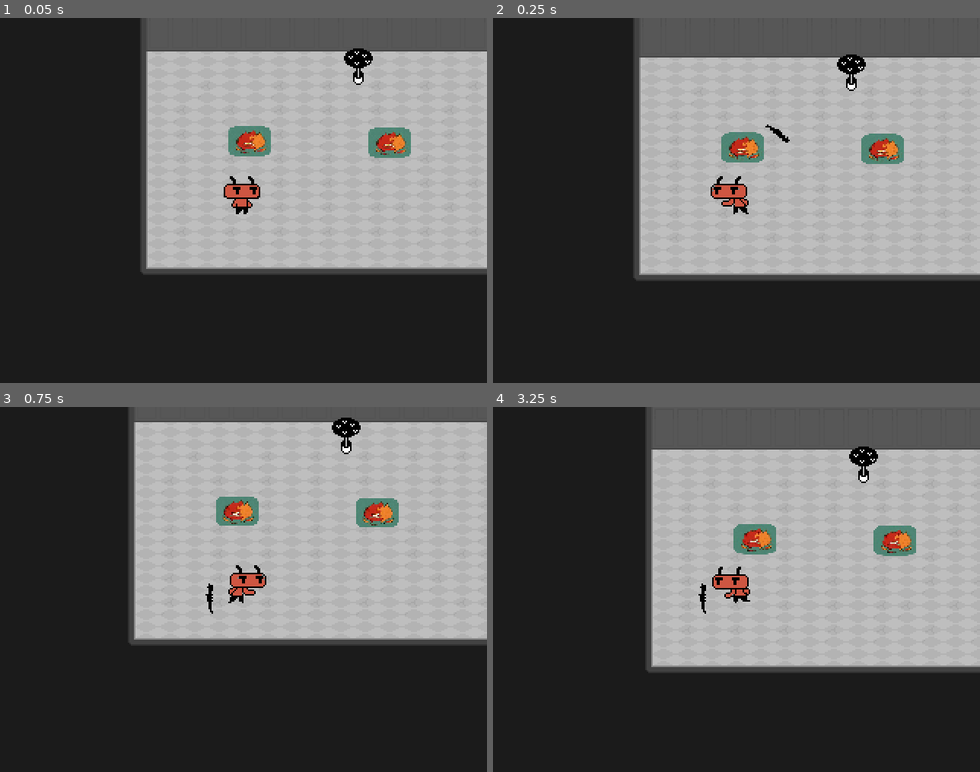
Above: before the commit, frames 1-4 (two rows, left to right).
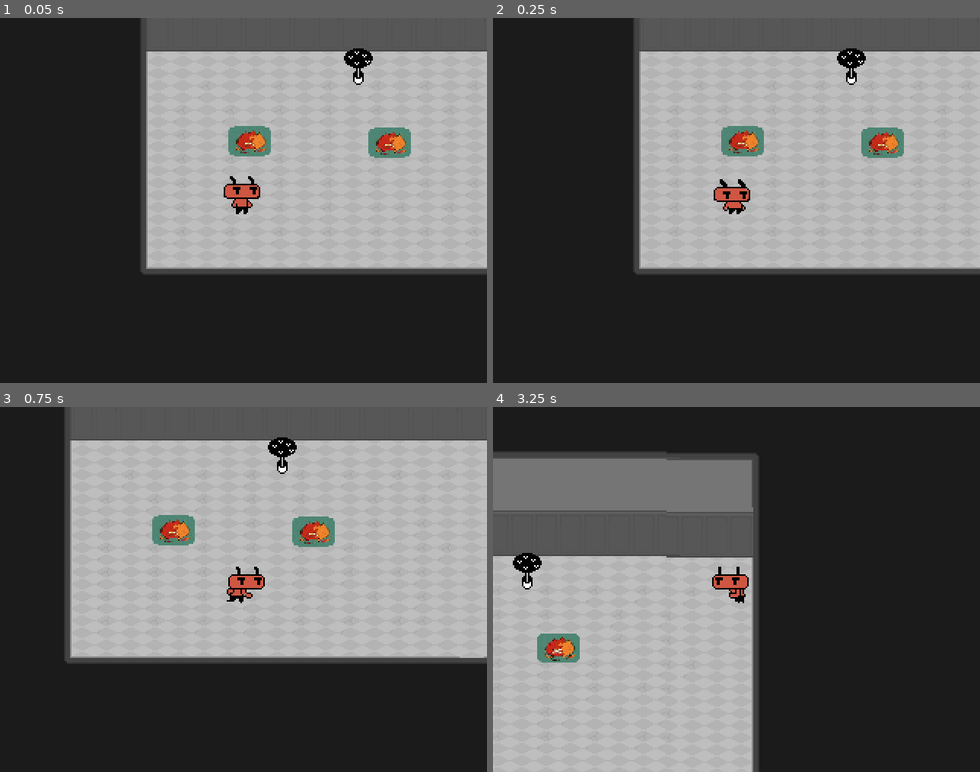
Above: after the commit, the same moments.

Repository: dead-rabbit-studio/hell-scout
Game: Godot game, scene res://main_game.tscn
The game is run twice, just before and just after one commit, with the same random seed, the same clock (stepped at 60 frames per second) and the same inputs.
Inputs:
- Up to frame 1 (0.05 s): no input
- Up to frame 2 (0.25 s): no input
- Up to frame 3 (0.75 s): hold Right (move_right) from 0.53 s (still down); tap Space (attack) at 0.6 s
- Up to frame 4 (3.25 s): release Right (move_right) at 1.28 s; hold Down (move_down) 1.28-2.03 s; tap E (interact) at 1.35, 2.85 s; hold Right (move_right) 2.03-2.78 s; tap Space (attack) at 2.1 s; hold Up (move_up) from 2.78 s (still down)

Frame 1 is identical in both runs. In frame 2, 5.3% of the frame differs, in the area x 29-100%, y 8-72%; in frame 3, 22%; in frame 4, 77%, in the area x 0-100%, y 0-100%.

Commit message:
fix: warp zone

Diff:
--- a/core/warpzone/WarpZone.gd
+++ b/core/warpzone/WarpZone.gd
@@ -15,52 +15,47 @@
 	_handle_exit_direction(body)
 
 func _handle_exit_direction(body: Player) -> void:
-	var bodyWidth = body.player_area.shape.size.x
-	var bodyHeight = body.player_area.shape.size.y
+	var body_width = body.player_area.shape.size.x
+	var body_height = body.player_area.shape.size.y
 	var padding = 8
+	print("body is: " + str(body))
 
 	if exit_zone != null:
 		print_debug("WARP: " + str(exit_zone.position) + " " + str(body.player_area.shape.size))
-		print_debug("WARP AFTERSUM: " + str(exit_zone.position + Vector2(bodyHeight, 0)))
+		print_debug("WARP AFTERSUM: " + str(exit_zone.position + Vector2(body_height, 0)))
 
 		match exit_zone_direction:
 			WARP_DIRECTION.WARPABLE_DIRECTION:
 				var direction = body.get_current_direction()
 				match direction:
 					R.Directions.LEFT:
-						_warp_left(body, bodyWidth + padding)
+						warp_player(body, Vector2.LEFT, body_width + padding)
 					R.Directions.UP:
-						_warp_top(body, bodyWidth + padding)
+						warp_player(body, Vector2.UP, body_height + padding)
 					R.Directions.RIGHT:
-						_warp_right(body, bodyWidth + padding)
+						warp_player(body, Vector2.RIGHT, body_width + padding)
 					R.Directions.DOWN:
-						_warp_bottom(body, bodyWidth + padding)
+						warp_player(body, Vector2.DOWN, body_height + padding)
 			WARP_DIRECTION.TOP:
-				if body._currentDirectionVector.y >= 0:
-					_warp_top(body, bodyHeight + padding)
+				if body._current_direction_vector.y >= 0:
+					warp_player(body, Vector2.UP, body_height + padding)
 			WARP_DIRECTION.RIGHT:
-				if body._currentDirectionVector.x <= 0:
-					_warp_right(body, bodyWidth + padding)
+				if body._current_direction_vector.x <= 0:
+					warp_player(body, Vector2.RIGHT, body_width + padding)
 			WARP_DIRECTION.BOTTOM:
-				if body._currentDirectionVector.y <= 0:
-					_warp_bottom(body, bodyHeight + padding)
+				if body._current_direction_vector.y <= 0:
+					warp_player(body, Vector2.DOWN, body_height + padding)
 			WARP_DIRECTION.LEFT:
-				if body._currentDirectionVector.x >= 0:
-						_warp_left(body, bodyWidth + padding)
+				if body._current_direction_vector.x >= 0:
+					warp_player(body, Vector2.LEFT, body_width + padding)
 
-#TODO: Replace these functions with just a warp(body, distance, flips and position)
-func _warp_top(body: Player, distance: float) -> void:
-	body.animated_sprite.flip_v = false
-	body.position = exit_zone.position - Vector2(0, distance)
+func warp_player(body: Player, direction: Vector2, distance: float) -> void:
+	direction = direction.normalized()
 
-func _warp_right(body: Player, distance: float) -> void:
-	body.animated_sprite.flip_h = false
-	body.position = exit_zone.position + Vector2(distance, 0)
+	if direction.x != 0:
+		body.scale.x = abs(body.scale.x) * sign(direction.x)
 
-func _warp_bottom(body: Player, distance: float) -> void:
-	body.animated_sprite.flip_v = true
-	body.position = exit_zone.position + Vector2(0, distance)
+	if direction.y != 0:
+		body.scale.y = abs(body.scale.y) * sign(direction.y)
 
-func _warp_left(body: Player, distance: float) -> void:
-	body.animated_sprite.flip_h = true
-	body.position = exit_zone.position - Vector2(distance, 0)
+	body.position = exit_zone.position + direction * distance
--- a/player/scouter/Player.gd
+++ b/player/scouter/Player.gd
@@ -13,6 +13,7 @@
 @export var speed = 400.0
 @export var max_health = 110
 @export var is_alive = true
+@export var controller2: Controller
 
 var _current_direction_vector: Vector2 = Vector2.ZERO
 var _lastDirection: R.Directions = R.Directions.RIGHT
--- a/player/scouter/player.tscn
+++ b/player/scouter/player.tscn
@@ -6,7 +6,7 @@
 [ext_resource type="Script" uid="uid://bqatya17nk3wt" path="res://core/hit_detection/HurtBox.gd" id="4_dq1gf"]
 [ext_resource type="Script" uid="uid://c5k4ohg3rs6cm" path="res://player/scouter/Animator.gd" id="5_la07l"]
 [ext_resource type="Script" uid="uid://dk6c2ekjt03rb" path="res://core/interaction/interactor.gd" id="6_lvn4h"]
-[ext_resource type="Script" uid="uid://yugrdeown74p" path="res://core/controller/ai_controller.gd" id="7_5ys7x"]
+[ext_resource type="Script" uid="uid://b764cfuwjod78" path="res://core/controller/input_controller.gd" id="7_japc8"]
 [ext_resource type="Script" uid="uid://dn0kpuxadkspe" path="res://player/scouter/neural_network.gd" id="8_lldpg"]
 
 [sub_resource type="RectangleShape2D" id="RectangleShape2D_lmx7v"]
@@ -348,7 +348,7 @@
 
 [node name="Controller" type="Node2D" parent="."]
 position = Vector2(1, 0)
-script = ExtResource("7_5ys7x")
+script = ExtResource("7_japc8")
 
 [node name="NeuralNetwork" type="Node" parent="."]
 script = ExtResource("8_lldpg")
